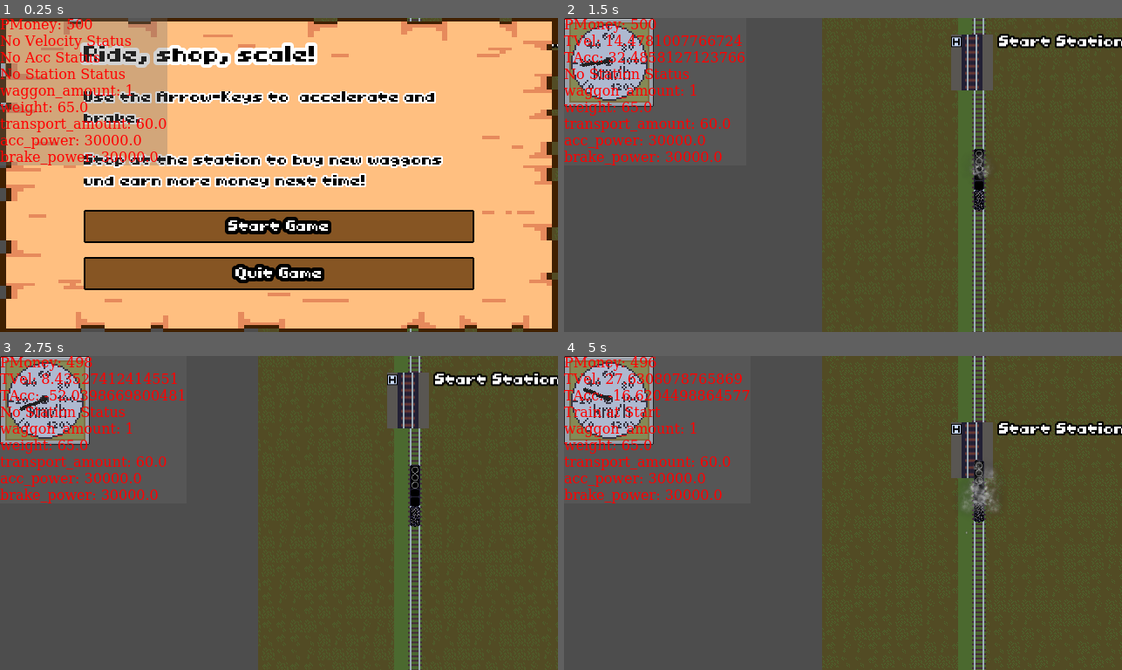
Above: before the commit, frames 1-4 (two rows, left to right).
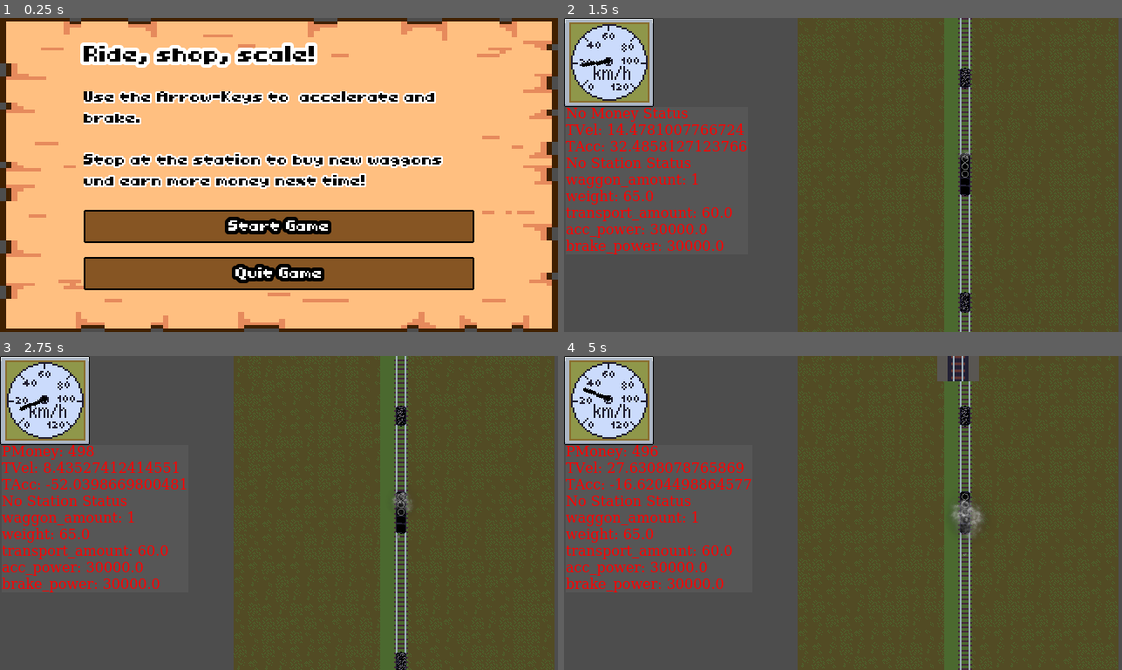
Above: after the commit, the same moments.

Repository: sthoni/gamejamaugust2024
Game: Godot game, scene res://ui/menu.tscn
Same seed, same stepped clock (60 frames per second), same inputs: the game is played once before the commit and once after it. Before the commit the project starts from res://game.tscn.
Inputs:
- Up to frame 1 (0.25 s): no input
- Up to frame 2 (1.5 s): click "Start Game" at 0.5 s; tap Enter (shop) at 1.25 s; hold Up (accelerate) from 1.28 s (still down); hold Enter (shop) from 1.28 s (still down)
- Up to frame 3 (2.75 s): release Up (accelerate) at 2.03 s; release Enter (shop) at 2.03 s; hold Down (brake) from 2.03 s (still down); tap Enter (shop) at 2.1, 2.27, 2.57 s
- Up to frame 4 (5 s): release Down (brake) at 2.78 s; hold Enter (shop) 2.78-3.53 s; hold Up (accelerate) 2.78-4.28 s; tap Enter (shop) at 3.6, 3.77, 4.07 s; hold Down (brake) from 4.28 s (still down); hold Enter (shop) from 4.28 s (still down)

The runs differ from the first frame. In frame 1, 15% of the frame differs, in the area x 0-100%, y 0-100%; in frame 2, 23%; in frame 3, 23%; in frame 4, 28%.

Commit message:
Man kann wieder Geld an Stationen einnehmen.

Diff:
--- a/game.gd
+++ b/game.gd
@@ -1,88 +1,38 @@
 class_name Game extends Node
 
-@export var game_stats: GameStats: set = _set_game_stats
+var game_stats: GameStats: set = _set_game_stats
 
-@onready var level: Level = %Level
-@onready var shop: Shop = $Shop
-@onready var menu: Menu = $Menu
-@onready var label_level: Label = %LabelLevel
-@onready var button: Button = %Button
-@onready var panel_container: PanelContainer = $PanelContainer
-@onready var level_start_stats: LevelStats = preload("res://level/level_start.tres")
-@onready var money_player: AudioStreamPlayer = $MoneyPlayer
+@onready var shop_scene := preload("res://ui/shop.tscn")
+@onready var level_scene := preload("res://level/level.tscn")
+
+@export var levels: Array[PackedScene]
 
 var level_ended := false
 
 func _ready() -> void:
+	game_stats = load("res://game_stats_start.tres")
 	randomize()
-	game_stats.money = game_stats.start_money
-	var shop_items: Array[Item] = level_start_stats.item_pool.get_two_unique_random_items()
-	shop.item_display1.item_displayed = shop_items[0]
-	shop.item_display2.item_displayed = shop_items[1]
-	level.level_stats = level_start_stats
-
-	shop.continue_button_pressed.connect(_on_shop_continue_button_pressed)
-	Events.item_buy_button_pressed.connect(_on_item_buy_button_pressed)
-	Events.station_freight_sold.connect(_on_station_freight_sold)
-	Events.level_end_reached.connect(_on_level_end_reached)
-	button.pressed.connect(_create_new_level)
-
-	get_tree().paused = true
 
 
 func _set_game_stats(value: GameStats) -> void:
 	game_stats = value
-
-
-func _on_item_buy_button_pressed(item: Item) -> void:
-	if item.price <= game_stats.money:
-		game_stats.money -= item.price
-		Events.emit_signal("item_bought", item)
-
-
-func _on_station_freight_sold(count: int) -> void:
-	game_stats.money += count
-	money_player.play()
+	game_stats.money = value.start_money
 
 
 func _on_level_end_reached() -> void:
 	level_ended = true
 	get_tree().paused = true
 	game_stats.current_level += 1
-	shop.show()
-	# panel_container.position = Vector2(0.0, 640.0)
-	# var tween := create_tween()
-	# tween.tween_property(panel_container, "position", Vector2(0.0, 0.0), 0.5)
-	# label_level.text = "You are arriving at Station %s" % game_stats.current_level
-	# label_level.visible_ratio = 0
-	# tween.tween_property(label_level, "visible_ratio", 1.0, 1)
-
-
-func _create_new_level() -> void:
-	var tween := create_tween()
-	level.level_stats = level_start_stats
-	var shop_items: Array[Item] = level_start_stats.item_pool.get_two_unique_random_items()
-	shop.item_display1.item_displayed = shop_items[0]
-	shop.item_display2.item_displayed = shop_items[1]
-	tween.tween_property(panel_container, "position", Vector2(0.0, -640.0), 0.5)
-	level_ended = false
-
-
-func _input(event: InputEvent) -> void:
-	if level_ended:
-		if event.is_action_pressed("shop"):
-			_create_new_level()
-	if event.is_action_pressed("exit_to_menu"):
-		menu.show()
-		get_tree().paused = true
-
-	# Input-Router-Funktion, zur Event-Weiterleitung in SubViewport:
-	var world := $SubViewport/Level
-	for child in world.get_children():
-		if child.has_method("_input"):
-			child._input(event)
 
 
 func _on_shop_continue_button_pressed() -> void:
-	shop.hide()
-	_create_new_level()
+	pass
+
+
+func change_to_shop() -> void:
+	get_tree().change_scene_to_packed(shop_scene)
+
+
+func change_to_level() -> void:
+	get_tree().change_scene_to_packed(level_scene)
+	get_tree().paused = false
--- a/game.tscn
+++ b/game.tscn
@@ -1,99 +1,10 @@
-[gd_scene load_steps=12 format=3 uid="uid://djq6kvq6des23"]
+[gd_scene load_steps=3 format=3 uid="uid://djq6kvq6des23"]
 
 [ext_resource type="Script" uid="uid://dkf51wunavfc7" path="res://game.gd" id="1_4fbc6"]
-[ext_resource type="PackedScene" uid="uid://5m2ar4vwdnpd" path="res://level/level.tscn" id="2_lsa33"]
-[ext_resource type="Resource" uid="uid://c8w436a63djfq" path="res://game_stats_start.tres" id="2_objxm"]
-[ext_resource type="PackedScene" uid="uid://botpyjbja42c" path="res://ui/shop.tscn" id="4_tp65r"]
-[ext_resource type="AudioStream" uid="uid://cul1ktvspbvh8" path="res://assets/music/201159__kiddpark__cash-register.mp3" id="5_7jktm"]
-[ext_resource type="Theme" uid="uid://c5vctt5fcxfn" path="res://theme.tres" id="5_ryrav"]
-[ext_resource type="PackedScene" uid="uid://bvvip673kkkj7" path="res://ui/gauge.tscn" id="6_vef74"]
 [ext_resource type="PackedScene" uid="uid://bq8lf8yc6y7ti" path="res://ui/menu.tscn" id="7_eow3j"]
-[ext_resource type="PackedScene" uid="uid://dcn6xli3u8mkp" path="res://ui/debug_ui.tscn" id="9_vef74"]
-
-[sub_resource type="ViewportTexture" id="ViewportTexture_vef74"]
-viewport_path = NodePath("SubViewport")
-
-[sub_resource type="StyleBoxFlat" id="StyleBoxFlat_cr26j"]
-bg_color = Color(0, 0, 0, 1)
 
 [node name="Game" type="Node"]
 script = ExtResource("1_4fbc6")
-game_stats = ExtResource("2_objxm")
-
-[node name="HBoxContainer" type="HBoxContainer" parent="."]
-custom_minimum_size = Vector2(640, 360)
-offset_right = 40.0
-offset_bottom = 40.0
-
-[node name="VBoxContainer" type="VBoxContainer" parent="HBoxContainer"]
-custom_minimum_size = Vector2(280, 360)
-layout_mode = 2
-
-[node name="Gauge" parent="HBoxContainer/VBoxContainer" instance=ExtResource("6_vef74")]
-layout_mode = 2
-
-[node name="TextureRect" type="TextureRect" parent="HBoxContainer"]
-custom_minimum_size = Vector2(360, 360)
-layout_mode = 2
-texture = SubResource("ViewportTexture_vef74")
-
-[node name="ColorRect" type="ColorRect" parent="HBoxContainer/TextureRect"]
-visible = false
-custom_minimum_size = Vector2(360, 360)
-layout_mode = 0
-offset_right = 40.0
-offset_bottom = 40.0
-
-[node name="SubViewport" type="SubViewport" parent="."]
-disable_3d = true
-size = Vector2i(360, 360)
-render_target_update_mode = 4
-
-[node name="Level" parent="SubViewport" instance=ExtResource("2_lsa33")]
-unique_name_in_owner = true
-
-[node name="Shop" parent="." instance=ExtResource("4_tp65r")]
-visible = false
-
-[node name="LevelEndedScreen" type="PanelContainer" parent="."]
-anchors_preset = 15
-anchor_right = 1.0
-anchor_bottom = 1.0
-offset_left = 1.0
-offset_top = 639.0
-offset_right = 1.0
-offset_bottom = 639.0
-grow_horizontal = 2
-grow_vertical = 2
-theme_override_styles/panel = SubResource("StyleBoxFlat_cr26j")
-
-[node name="MarginContainer" type="MarginContainer" parent="LevelEndedScreen"]
-layout_mode = 2
-
-[node name="VBoxContainer" type="VBoxContainer" parent="LevelEndedScreen/MarginContainer"]
-layout_mode = 2
-size_flags_vertical = 4
-theme = ExtResource("5_ryrav")
-
-[node name="LabelLevel" type="Label" parent="LevelEndedScreen/MarginContainer/VBoxContainer"]
-unique_name_in_owner = true
-layout_mode = 2
-size_flags_horizontal = 0
-text = "LEVEL"
-visible_characters = 0
-visible_ratio = 0.0
-
-[node name="Button" type="Button" parent="LevelEndedScreen/MarginContainer/VBoxContainer"]
-unique_name_in_owner = true
-layout_mode = 2
-theme = ExtResource("5_ryrav")
-text = "Ready"
-
-[node name="MoneyPlayer" type="AudioStreamPlayer" parent="."]
-stream = ExtResource("5_7jktm")
-volume_db = -20.0
 
 [node name="Menu" parent="." instance=ExtResource("7_eow3j")]
 z_index = 0
-
-[node name="DebugUI" parent="." instance=ExtResource("9_vef74")]
--- a/level/level.tscn
+++ b/level/level.tscn
@@ -9,6 +9,8 @@
 [ext_resource type="Texture2D" uid="uid://do10t3py2fm23" path="res://assets/rails.png" id="4_6gtgk"]
 [ext_resource type="Script" uid="uid://cohop5a2itmps" path="res://level/path_follow_2d.gd" id="7_0v1st"]
 [ext_resource type="Resource" uid="uid://bbd4jch0jo6gm" path="res://station/station_stats_start_2.tres" id="8_m3nah"]
+[ext_resource type="PackedScene" uid="uid://bvvip673kkkj7" path="res://ui/gauge.tscn" id="11_xii2b"]
+[ext_resource type="PackedScene" uid="uid://dcn6xli3u8mkp" path="res://ui/debug_ui.tscn" id="12_rhqlf"]
 
 [sub_resource type="TileSetAtlasSource" id="TileSetAtlasSource_cw150"]
 texture = ExtResource("4_6gtgk")
@@ -76,22 +78,24 @@
 game_stats = ExtResource("3_0v1st")
 
 [node name="TileMapLayer" type="TileMapLayer" parent="."]
+position = Vector2(269, -146)
 tile_map_data = PackedByteArray("AAAAAAAAAAACAAEAAAAAAAEAAAACAAEAAAABAAIAAAABAAEAAAABAAMAAAABAAEAAAABAAQAAAACAAEAAAACAA …(53072 unchanged characters)…
 tile_set = ExtResource("3_oa0xv")
 
 [node name="TileMapLayer2" type="TileMapLayer" parent="."]
+position = Vector2(269, -146)
 tile_map_data = PackedByteArray("AAALAP//AAAEAAAAAAALAP3/AAAEAAAAAAALAPv/AAAEAAAAAAALAPn/AAAAAAAAAAAJAPj/AAABAAAAAAAIAP …(2144 unchanged characters)…
 tile_set = SubResource("TileSet_xii2b")
 
 [node name="Station" parent="." instance=ExtResource("3_7tcqk")]
-position = Vector2(184, 198)
+position = Vector2(453, 52)
 
 [node name="Station2" parent="." instance=ExtResource("3_7tcqk")]
-position = Vector2(184, 8)
+position = Vector2(453, -138)
 station_stats = ExtResource("8_m3nah")
 
 [node name="Path2D" type="Path2D" parent="."]
-position = Vector2(192, 313)
+position = Vector2(461, 167)
 curve = SubResource("Curve2D_ivpvi")
 
 [node name="PathFollow2D" type="PathFollow2D" parent="Path2D"]
@@ -103,6 +107,7 @@
 
 [node name="Train" parent="Path2D/PathFollow2D" instance=ExtResource("2_kmlf3")]
 unique_name_in_owner = true
+position = Vector2(-146.359, -6.39758e-06)
 rotation = 1.5708
 
 [node name="ColorRect" type="ColorRect" parent="."]
@@ -112,6 +117,7 @@
 color = Color(1, 1, 1, 0.223529)
 
 [node name="LevelEnd" type="Area2D" parent="."]
+position = Vector2(269, -146)
 
 [node name="CollisionShape2D" type="CollisionShape2D" parent="LevelEnd"]
 position = Vector2(190, 91)
@@ -120,5 +126,15 @@
 [node name="MoneyTimer" type="Timer" parent="."]
 autostart = true
 
+[node name="CanvasLayer" type="CanvasLayer" parent="."]
+
+[node name="Gauge" parent="CanvasLayer" instance=ExtResource("11_xii2b")]
+
+[node name="DebugUI" parent="CanvasLayer" instance=ExtResource("12_rhqlf")]
+offset_left = 2.0
+offset_top = 102.0
+offset_right = 2.0
+offset_bottom = 102.0
+
 [connection signal="body_entered" from="LevelEnd" to="." method="_on_level_end_body_entered"]
 [connection signal="timeout" from="MoneyTimer" to="." method="_on_money_timer_timeout"]
--- a/project.godot
+++ b/project.godot
@@ -11,13 +11,14 @@
 [application]
 
 config/name="GameJamAugust2024"
-run/main_scene="res://game.tscn"
+run/main_scene="uid://bq8lf8yc6y7ti"
 config/features=PackedStringArray("4.4", "GL Compatibility")
 config/icon="res://icon.svg"
 
 [autoload]
 
 Events="*res://global/Events.gd"
+GameState="*res://game.gd"
 
 [debug]
 
--- a/station/station.gd
+++ b/station/station.gd
@@ -4,6 +4,7 @@
 @onready var station_start: Area2D = $StationStart
 @onready var station_end: Area2D = $StationEnd
 @onready var station_label: Label = %StationName
+@onready var money_player: AudioStreamPlayer = $MoneyPlayer
 
 @export var station_stats: StationStats: set = set_station_stats
 
@@ -60,6 +61,8 @@
 				status = TrainStatus.STOPPED
 				if has_money:
 					Events.emit_signal("station_freight_sold", train_at_station.transport_amount)
+					GameState.game_stats.money += train_at_station.transport_amount
+					money_player.play()
 					has_money = false
 			TrainStatus.AT_END:
 				print("Too far. Ride back!")
--- a/station/station.tscn
+++ b/station/station.tscn
@@ -1,8 +1,9 @@
-[gd_scene load_steps=9 format=3 uid="uid://c3csdinu5agg4"]
+[gd_scene load_steps=10 format=3 uid="uid://c3csdinu5agg4"]
 
 [ext_resource type="Script" uid="uid://c3fw232uu8fcv" path="res://station/station.gd" id="1_myu42"]
 [ext_resource type="Resource" uid="uid://ujjiktacktrw" path="res://station/station_stats_start.tres" id="2_6h4f5"]
 [ext_resource type="Texture2D" uid="uid://bgrc3qvroyq71" path="res://assets/tracks.png" id="3_303ai"]
+[ext_resource type="AudioStream" uid="uid://cul1ktvspbvh8" path="res://assets/music/201159__kiddpark__cash-register.mp3" id="4_40u6s"]
 
 [sub_resource type="RectangleShape2D" id="RectangleShape2D_2umad"]
 size = Vector2(20, 64)
@@ -102,6 +103,10 @@
 offset_bottom = -7.0
 text = "NAME"
 
+[node name="MoneyPlayer" type="AudioStreamPlayer" parent="."]
+stream = ExtResource("4_40u6s")
+volume_db = -20.0
+
 [connection signal="body_entered" from="." to="." method="_on_body_entered"]
 [connection signal="body_entered" from="StationStart" to="." method="_on_station_start_body_entered"]
 [connection signal="body_exited" from="StationStart" to="." method="_on_station_start_body_exited"]
--- a/train/train.gd
+++ b/train/train.gd
@@ -152,7 +152,7 @@
 		driving_sound.stream = load('res://assets/music/drivingspeeds/spd-1.wav')
 	eff.pitch_scale = 1
 
-func _on_timer_brake_timeout():
+func _on_timer_brake_timeout() -> void:
 	#just set flag, because if you change dir here, you have to wait for 1 timer period to continue driving in same dir after braking down to v = 0
 	flag_change_dir_on_brake = true
 
--- a/train/train.tscn
+++ b/train/train.tscn
@@ -37,6 +37,9 @@
 train_stats = ExtResource("2_03127")
 audiobus = ExtResource("3_l8xh7")
 
+[node name="Camera2D" type="Camera2D" parent="."]
+offset = Vector2(-140, 0)
+
 [node name="Driving" type="AudioStreamPlayer2D" parent="."]
 stream = ExtResource("5_654r2")
 volume_db = -20.0
@@ -72,8 +75,5 @@
 lifetime = 2.0
 process_material = SubResource("ParticleProcessMaterial_2sxs7")
 
-[node name="Camera2D" type="Camera2D" parent="."]
-drag_vertical_enabled = true
-
 [connection signal="timeout" from="Timer_Brake" to="." method="_on_timer_brake_timeout"]
 [connection signal="timeout" from="Timer_Acc" to="." method="_on_timer_acc_timeout"]
--- a/ui/gauge.gd
+++ b/ui/gauge.gd
@@ -1,6 +1,6 @@
 extends Control
 
-@onready var needle : = $GaugeTexture/Needle
+@onready var needle := $GaugeTexture/Needle
 
 # Called when the node enters the scene tree for the first time.
 func _ready():
@@ -9,6 +9,6 @@
 
 func _on_train_velocity_changed(velocity: float) -> void:
 	if abs(velocity) < 120:
-		needle.rotation = abs(velocity)/120*PI*3/2
+		needle.rotation = abs(velocity) / 120 * PI * 3 / 2
 	else:
-		needle.rotation = PI*3/2
+		needle.rotation = PI * 3 / 2
--- a/ui/gauge.tscn
+++ b/ui/gauge.tscn
@@ -1,17 +1,13 @@
 [gd_scene load_steps=5 format=3 uid="uid://bvvip673kkkj7"]
 
-[ext_resource type="Script" uid="uid://dwuwjx61kahba" path="res://ui/gauge.gd" id="1_j0hsb"]
+[ext_resource type="Script" uid="uid://6b1drevoi3y6" path="res://ui/gauge.gd" id="1_j0hsb"]
 [ext_resource type="Texture2D" uid="uid://coewucjahkl2r" path="res://assets/gauge.png" id="1_lo78o"]
 [ext_resource type="Texture2D" uid="uid://by0mt58yfg3q3" path="res://assets/gaugeneedle.png" id="2_buy24"]
 [ext_resource type="Texture2D" uid="uid://bhn36jceufuai" path="res://assets/ui/UI_Flat_FrameSlot01a.png" id="2_s46sp"]
 
 [node name="Gauge" type="Control"]
 layout_mode = 3
-anchors_preset = 15
-anchor_right = 1.0
-anchor_bottom = 1.0
-grow_horizontal = 2
-grow_vertical = 2
+anchors_preset = 0
 script = ExtResource("1_j0hsb")
 
 [node name="NinePatchRect" type="NinePatchRect" parent="."]
--- /dev/null
+++ b/ui/level_end.tscn
@@ -0,0 +1,40 @@
+[gd_scene load_steps=3 format=3 uid="uid://d3sx65rjjopui"]
+
+[ext_resource type="Theme" uid="uid://c5vctt5fcxfn" path="res://theme.tres" id="1_32sc8"]
+
+[sub_resource type="StyleBoxFlat" id="StyleBoxFlat_cr26j"]
+bg_color = Color(0, 0, 0, 1)
+
+[node name="LevelEndedScreen" type="PanelContainer"]
+anchors_preset = 15
+anchor_right = 1.0
+anchor_bottom = 1.0
+offset_left = 1.0
+offset_top = 639.0
+offset_right = 1.0
+offset_bottom = 639.0
+grow_horizontal = 2
+grow_vertical = 2
+theme_override_styles/panel = SubResource("StyleBoxFlat_cr26j")
+
+[node name="MarginContainer" type="MarginContainer" parent="."]
+layout_mode = 2
+
+[node name="VBoxContainer" type="VBoxContainer" parent="MarginContainer"]
+layout_mode = 2
+size_flags_vertical = 4
+theme = ExtResource("1_32sc8")
+
+[node name="LabelLevel" type="Label" parent="MarginContainer/VBoxContainer"]
+unique_name_in_owner = true
+layout_mode = 2
+size_flags_horizontal = 0
+text = "LEVEL"
+visible_characters = 0
+visible_ratio = 0.0
+
+[node name="Button" type="Button" parent="MarginContainer/VBoxContainer"]
+unique_name_in_owner = true
+layout_mode = 2
+theme = ExtResource("1_32sc8")
+text = "Ready"
--- a/ui/menu.gd
+++ b/ui/menu.gd
@@ -7,9 +7,7 @@
 
 func _ready() -> void:
     start_button.pressed.connect(func() -> void:
-        get_tree().paused = false
-        start_button.text = "Continue"
-        hide()
+        GameState.change_to_level()
     )
 
     quit_button.pressed.connect(func() -> void:
--- a/ui/menu.tscn
+++ b/ui/menu.tscn
@@ -9,7 +9,6 @@
 region = Rect2(32, 32, 96, 96)
 
 [node name="Menu" type="Control"]
-process_mode = 2
 z_index = 100
 layout_mode = 3
 anchors_preset = 0
Not shown: 1 places in level/level.tscn that only renumber resources
